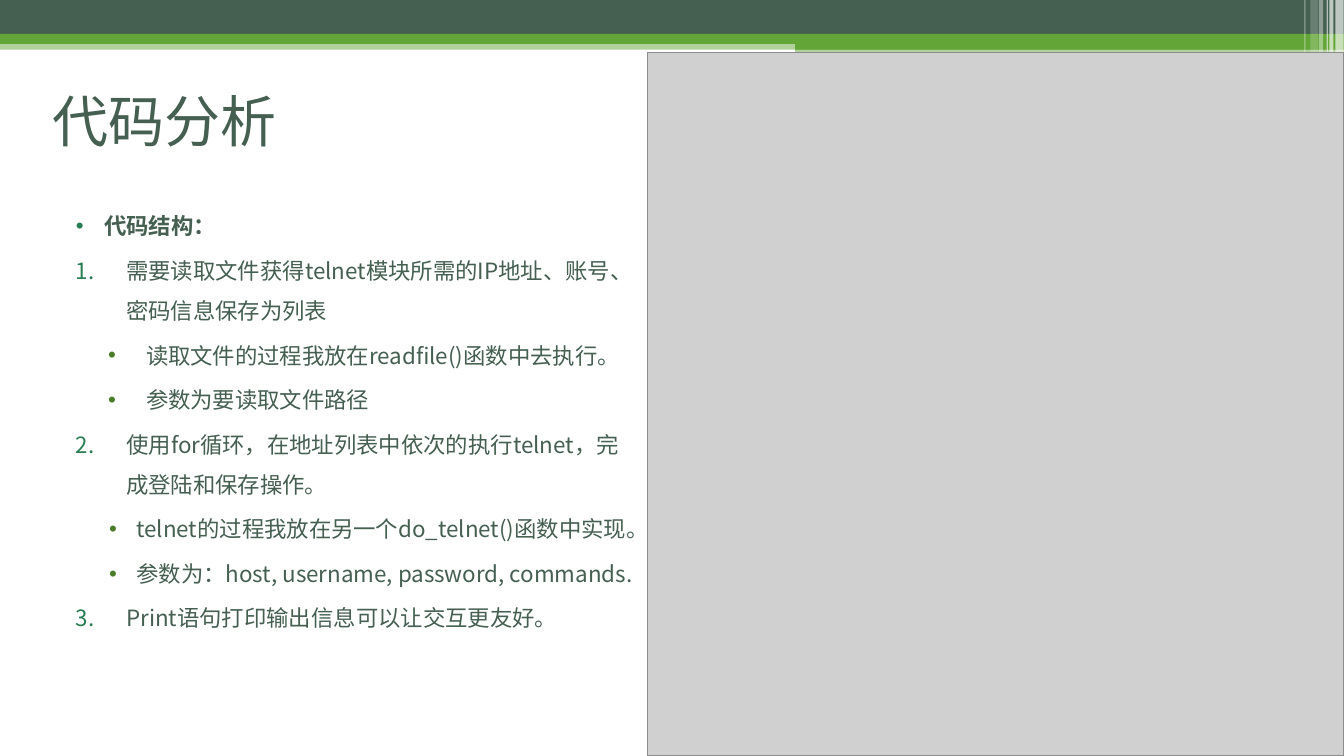
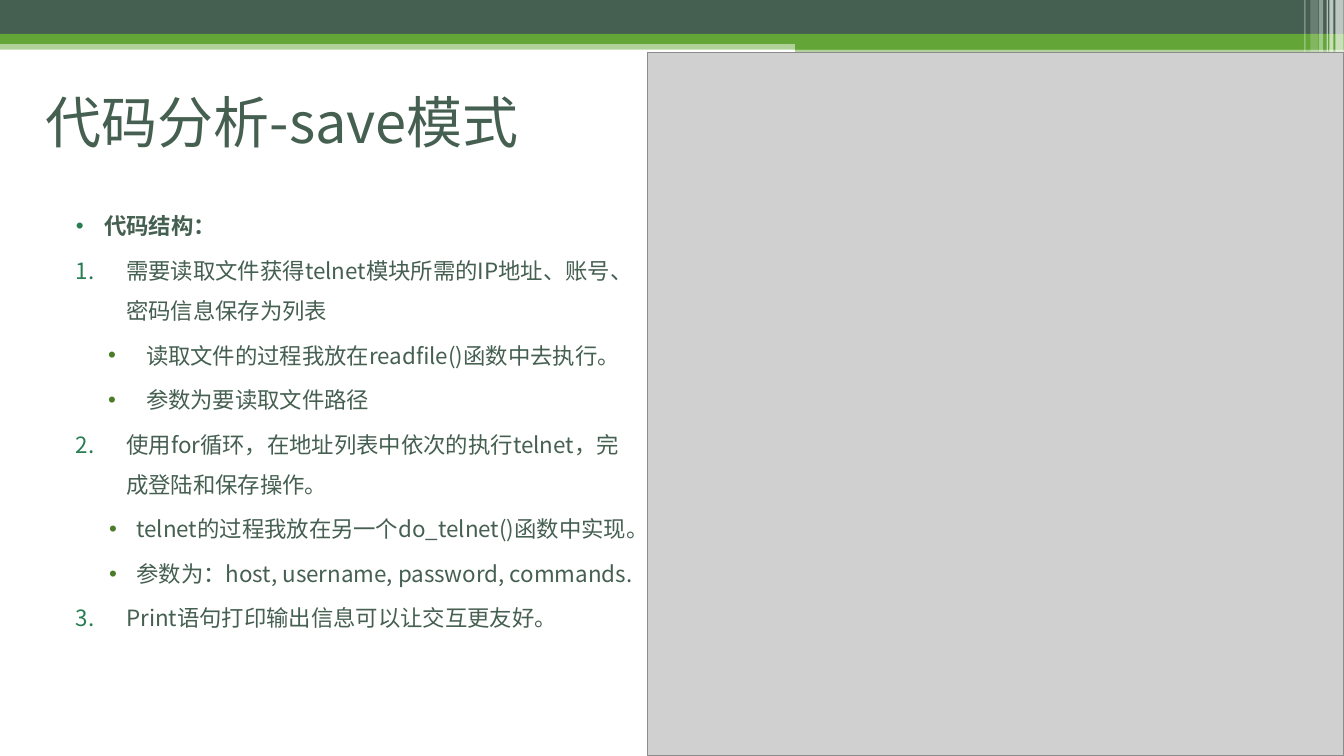
Before and after one commit to ladesiji/git, a slide deck: slide 7 of Python3.pptx. Drawn at 1344x756 pixels with LibreOffice and Linux fonts; fonts in the diff are those of the drawing; grey boxes stand for pictures. Boxes give left, top, right and bottom in pixels: in the first picture for what was removed or moved away, otherwise in the second. Text is boxed around its words. In the diff, an @@ line names an element or a change of style, - is before the commit and + after.

```diff
--- a/Python3.pptx
+++ b/Python3.pptx
@@ title at box(46, 96, 519, 148): text changed @@
-代码分析
+代码分析-save模式
```
Also in this commit, not shown: 3 other slides changed, 4 slides added, 4 slides removed.
